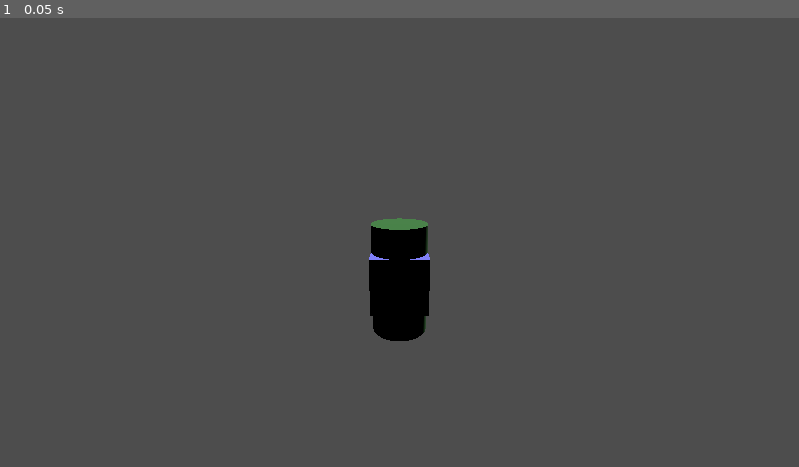
Above: before the commit, frame 1.
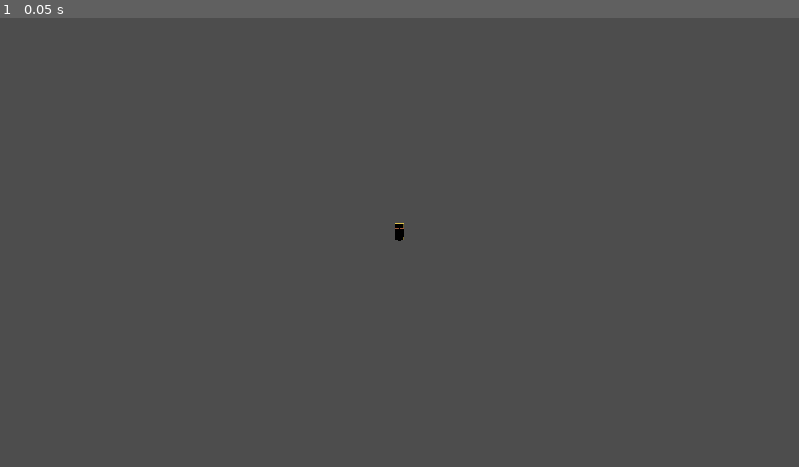
Above: after the commit, the same moment.

Repository: bootlegchan/Prototype
Game: Godot game, scene res://Main.tscn
Two runs of this game, one before a commit and one after it. Both use one fixed random seed, a clock stepped at 60 frames per second and the inputs below.
Inputs:
- Up to frame 1 (0.05 s): no input

The runs differ from the first frame. In frame 1, 1.9% of the frame differs, in the area x 46-54%, y 44-72%.

Commit message:
More Entites

Diff:
--- a/Main.gd
+++ b/Main.gd
@@ -1,19 +1,25 @@
 extends Node3D
 
-# Called when the node enters the scene tree for the first time.
 func _ready() -> void:
-	print("Main scene ready. Beginning test spawn...")
+	print("Main scene ready. Spawning a test scene with a building...")
 
-	# Check if the factory is ready (it should be, as an autoload)
 	if not EntityFactory:
 		printerr("EntityFactory not found!")
 		return
 
-	# Spawn a player entity at the world origin
+	# Player spawns at the absolute center of the world.
 	EntityFactory.spawn_entity("player", Vector3.ZERO)
 
-	# Spawn two goblin entities at different positions
-	EntityFactory.spawn_entity("goblin", Vector3(3, 0, 0))
-	EntityFactory.spawn_entity("goblin", Vector3(-3, 0, 0))
+	# The new house is placed far behind the player.
+	EntityFactory.spawn_entity("building_house", Vector3(0, 0, -20))
 
-	print("Test spawn completed.")
+	# The market stall is placed far to the left.
+	EntityFactory.spawn_entity("market_stall", Vector3(-20, 0, 0))
+
+	# The lamppost is placed far to the right.
+	EntityFactory.spawn_entity("lamppost", Vector3(20, 0, 0))
+
+	# The Town Guard is placed far in front of the player.
+	EntityFactory.spawn_entity("town_guard", Vector3(0, 0, 20))
+
+	print("Building spawn test completed.")
--- a/Main.tscn
+++ b/Main.tscn
@@ -6,7 +6,7 @@
 script = ExtResource("1_4v6fu")
 
 [node name="Camera3D" type="Camera3D" parent="."]
-transform = Transform3D(1, 0, 0, 0, 0.965926, 0.258819, 0, -0.258819, 0.965926, 0, 2, 5)
+transform = Transform3D(1, 0, 0, 0, 0.965926, 0.258819, 0, -0.258819, 0.965926, 0, 8, 35)
 
 [node name="DirectionalLight3D" type="DirectionalLight3D" parent="."]
 transform = Transform3D(-0.866025, -0.433013, 0.25, 0, 0.5, 0.866025, -0.5, 0.75, -0.433013, 0, 0, 0)
--- a/components/VisualComponent.gd
+++ b/components/VisualComponent.gd
@@ -8,7 +8,6 @@
 
 	# Set color from the hex string in the JSON
 	if data.has("color"):
-		# Godot's Color constructor can parse HTML hex strings
 		material.albedo_color = Color(data["color"])
 
 	# Set shape based on the string in the JSON
@@ -21,12 +20,12 @@
 				mesh_instance.mesh = SphereMesh.new()
 			"cylinder":
 				mesh_instance.mesh = CylinderMesh.new()
+			"capsule": # <-- ADDED THIS NEW SHAPE
+				mesh_instance.mesh = CapsuleMesh.new()
 			_:
-				# Default to a box if shape is unknown
 				push_warning("Unknown shape '%s', defaulting to 'box'." % shape_name)
 				mesh_instance.mesh = BoxMesh.new()
 	else:
-		# Default to a box if shape is not specified
 		mesh_instance.mesh = BoxMesh.new()
 
 	# Apply the material to the mesh instance using the correct Godot 4 property.
--- /dev/null
+++ b/data/definitions/entities/barrel.json
@@ -0,0 +1,9 @@
+{
+	"name": "Barrel",
+	"base_node_type": "StaticBody3D",
+	"scale": { "x": 1, "y": 1.2, "z": 1 },
+	"components": {
+		"VisualComponent": { "shape": "cylinder", "color": "8B4513" },
+		"TagComponent": { "tags": ["Scenery", "Obstacle", "Container"] }
+	}
+}
--- /dev/null
+++ b/data/definitions/entities/building_house.json
@@ -0,0 +1,14 @@
+{
+	"name": "Simple House",
+	"base_node_type": "StaticBody3D",
+	"scale": { "x": 10, "y": 6, "z": 8 },
+	"components": {
+		"VisualComponent": {
+			"shape": "box",
+			"color": "D2B48C"
+		},
+		"TagComponent": {
+			"tags": ["Building", "Scenery", "Obstacle"]
+		}
+	}
+}
--- a/data/definitions/entities/goblin.json
+++ b/data/definitions/entities/goblin.json
@@ -1,12 +1,9 @@
 {
 	"name": "Goblin",
+	"base_node_type": "CharacterBody3D",
+	"scale": { "x": 0.8, "y": 1.5, "z": 0.8 },
 	"components": {
-		"VisualComponent": {
-			"shape": "cylinder",
-			"color": "408040"
-		},
-		"TagComponent": {
-			"tags": ["Enemy", "Hostile", "Goblin"]
-		}
+		"VisualComponent": { "shape": "capsule", "color": "408040" },
+		"TagComponent": { "tags": ["Enemy", "Hostile", "Goblin"] }
 	}
 }
--- /dev/null
+++ b/data/definitions/entities/lamppost.json
@@ -0,0 +1,9 @@
+{
+	"name": "Lamppost",
+	"base_node_type": "StaticBody3D",
+	"scale": { "x": 0.5, "y": 4, "z": 0.5 },
+	"components": {
+		"VisualComponent": { "shape": "cylinder", "color": "E0C040" },
+		"TagComponent": { "tags": ["Scenery", "Obstacle", "LightSource"] }
+	}
+}
--- /dev/null
+++ b/data/definitions/entities/market_stall.json
@@ -0,0 +1,9 @@
+{
+	"name": "Market Stall",
+	"base_node_type": "StaticBody3D",
+	"scale": { "x": 4, "y": 2.5, "z": 2 },
+	"components": {
+		"VisualComponent": { "shape": "box", "color": "A0522D" },
+		"TagComponent": { "tags": ["Scenery", "Interactable"] }
+	}
+}
--- a/data/definitions/entities/player.json
+++ b/data/definitions/entities/player.json
@@ -1,12 +1,9 @@
 {
 	"name": "Player",
+	"base_node_type": "CharacterBody3D",
+	"scale": { "x": 1, "y": 2, "z": 1 },
 	"components": {
-		"VisualComponent": {
-			"shape": "box",
-			"color": "8080ff"
-		},
-		"TagComponent": {
-			"tags": ["Player", "Controllable", "Character"]
-		}
+		"VisualComponent": { "shape": "capsule", "color": "8080ff" },
+		"TagComponent": { "tags": ["Player", "Controllable", "Character"] }
 	}
 }
--- /dev/null
+++ b/data/definitions/entities/town_guard.json
@@ -0,0 +1,9 @@
+{
+	"name": "Town Guard",
+	"base_node_type": "CharacterBody3D",
+	"scale": { "x": 1, "y": 2, "z": 1 },
+	"components": {
+		"VisualComponent": { "shape": "capsule", "color": "B0C4DE" },
+		"TagComponent": { "tags": ["NPC", "Guard", "Character", "Friendly"] }
+	}
+}
--- a/entities/BaseEntity.gd
+++ b/entities/BaseEntity.gd
@@ -1,24 +1,26 @@
 class_name BaseEntity
-extends Node3D
+# We extend Node, which gives us access to `add_child` and other scene tree methods.
+extends Node
 
 # A dictionary to hold direct references to component nodes for fast access.
 # Key: Component's name (String), Value: Component node (Node).
 var components: Dictionary = {}
 
-# The factory now provides the component's name directly.
-# This is the corrected function signature that accepts two arguments.
+
+# The component_name is provided by the factory.
 func add_component(component_name: String, component_node: Node) -> void:
 	if not components.has(component_name):
 		components[component_name] = component_node
 		add_child(component_node)
 	else:
-		# This error message is now more useful as it will show the proper component name.
-		printerr("Entity '%s' already has a component of type '%s'." % [name, component_name])
+		printerr("Entity '%s' already has a component of type '%s'." % [owner.name, component_name])
+
 
 # Public method to retrieve a component from this entity.
 func get_component(component_name: String) -> Node:
 	return components.get(component_name, null)
 
+
 # Public method to check if a component exists.
 func has_component(component_name: String) -> bool:
 	return components.has(component_name)
--- a/singletons/EntityFactory.gd
+++ b/singletons/EntityFactory.gd
@@ -6,11 +6,82 @@
 var _entity_definitions: Dictionary = {}
 var _component_map: Dictionary = {}
 
-
 func _ready() -> void:
 	_load_all_definitions()
 	_register_all_components()
 
+func spawn_entity(definition_id: String, position: Vector3 = Vector3.ZERO) -> Node:
+	if not _entity_definitions.has(definition_id):
+		printerr("Entity definition not found: ", definition_id)
+		return null
+
+	var definition: Dictionary = _entity_definitions[definition_id]
+
+	# 1. CREATE THE PHYSICS BODY (e.g., StaticBody3D, CharacterBody3D)
+	var base_node_type = definition.get("base_node_type", "Node3D")
+	var physics_body = ClassDB.instantiate(base_node_type)
+	if not physics_body is Node3D:
+		printerr("Failed to instantiate a valid Node3D for definition: ", definition_id)
+		if is_instance_valid(physics_body):
+			physics_body.free()
+		return null
+
+	physics_body.name = definition.get("name", "UnnamedEntity")
+	physics_body.position = position
+
+	var scale_vector = Vector3.ONE
+	if definition.has("scale"):
+		var scale_data: Dictionary = definition["scale"]
+		scale_vector = Vector3(
+			scale_data.get("x", 1.0),
+			scale_data.get("y", 1.0),
+			scale_data.get("z", 1.0)
+		)
+	physics_body.scale = scale_vector
+
+	# 2. CREATE AND ADD THE LOGIC/COMPONENT CONTAINER NODE
+	var entity_logic_node = BaseEntity.new()
+	entity_logic_node.name = "EntityLogic"
+	physics_body.add_child(entity_logic_node)
+
+	# 3. CREATE AND ADD A COLLISION SHAPE
+	if definition.has("components") and definition["components"].has("VisualComponent"):
+		var visual_data = definition["components"]["VisualComponent"]
+		var shape_type_str = visual_data.get("shape", "box")
+		_add_collision_shape_to_entity(physics_body, shape_type_str)
+
+	# 4. ADD COMPONENTS to the LOGIC NODE
+	if definition.has("components"):
+		var components_data: Dictionary = definition["components"]
+		for component_name in components_data:
+			_add_component_to_entity(entity_logic_node, component_name, components_data[component_name])
+
+	get_tree().current_scene.add_child(physics_body)
+
+	print("Successfully spawned entity '%s' of type '%s'." % [physics_body.name, base_node_type])
+	return physics_body
+
+# --- Private Helper Functions ---
+
+func _add_collision_shape_to_entity(physics_body: Node3D, shape_type: String) -> void:
+	var collision_shape_node = CollisionShape3D.new()
+	var shape_resource: Shape3D
+
+	match shape_type.to_lower():
+		"box":
+			shape_resource = BoxShape3D.new()
+		"sphere":
+			shape_resource = SphereShape3D.new()
+		"cylinder":
+			shape_resource = CylinderShape3D.new()
+		"capsule":
+			shape_resource = CapsuleShape3D.new()
+		_:
+			printerr("Cannot create collision shape. Unknown shape type: ", shape_type)
+			return
+
+	collision_shape_node.shape = shape_resource
+	physics_body.add_child(collision_shape_node)
 
 func _load_all_definitions() -> void:
 	var dir = DirAccess.open(DEFINITION_PATH)
@@ -29,7 +100,6 @@
 		file_name = dir.get_next()
 	print("Loaded %s entity definitions." % _entity_definitions.size())
 
-
 func _register_all_components() -> void:
 	var dir = DirAccess.open(COMPONENT_PATH)
 	if not dir:
@@ -47,30 +117,7 @@
 		file_name = dir.get_next()
 	print("Registered %s components: " % _component_map.size(), _component_map.keys())
 
-
-func spawn_entity(definition_id: String, position: Vector3 = Vector3.ZERO) -> BaseEntity:
-	if not _entity_definitions.has(definition_id):
-		printerr("Entity definition not found: ", definition_id)
-		return null
-
-	var definition: Dictionary = _entity_definitions[definition_id]
-
-	var entity = BaseEntity.new()
-	entity.name = definition.get("name", "UnnamedEntity")
-	entity.position = position
-
-	if definition.has("components"):
-		var components_data: Dictionary = definition["components"]
-		for component_name in components_data:
-			_add_component_to_entity(entity, component_name, components_data[component_name])
-
-	get_tree().current_scene.add_child(entity)
-
-	print("Successfully spawned entity '%s' at %s." % [entity.name, entity.position])
-	return entity
-
-
-func _add_component_to_entity(entity: BaseEntity, component_name: String, data: Dictionary) -> void:
+func _add_component_to_entity(entity_logic_node: BaseEntity, component_name: String, data: Dictionary) -> void:
 	if not _component_map.has(component_name):
 		printerr("Component '%s' is not registered. Check component script and file name." % component_name)
 		return
@@ -84,5 +131,4 @@
 	if component_node.has_method("initialize"):
 		component_node.initialize(data)
 
-	# Pass both the name and the node to the entity.
-	entity.add_component(component_name, component_node)
+	entity_logic_node.add_component(component_name, component_node)
